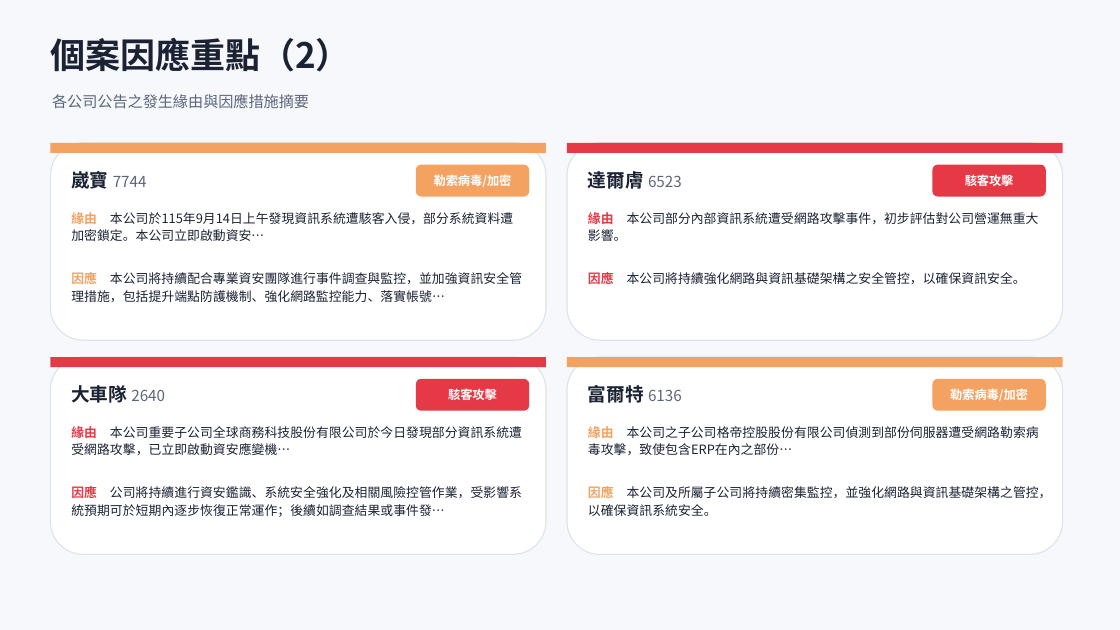
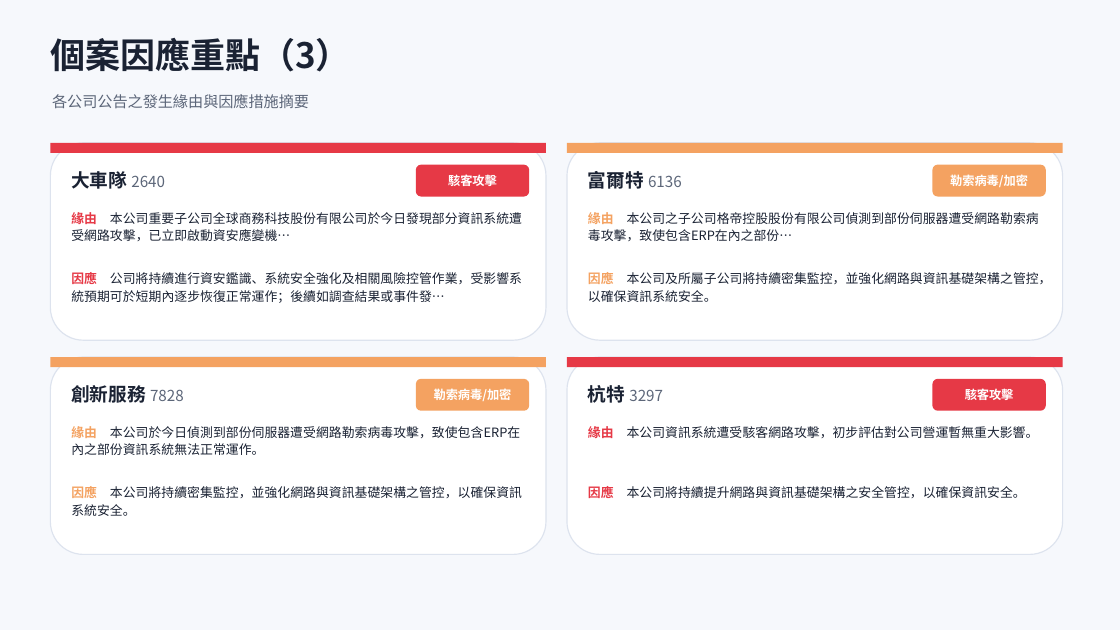
Before and after one commit to Johnnylin77/mops-isec-monitor, a slide deck: slide 8 of 資安事件因應分析.pptx (slide 7 before the commit). Drawn at 1120x630 pixels with LibreOffice and Linux fonts; fonts in the diff are those of the drawing. Boxes give left, top, right and bottom in pixels: in the first picture for what was removed or moved away, otherwise in the second. Text is boxed around its words. In the diff, an @@ line names an element or a change of style, - is before the commit and + after.

```diff
--- a/資安事件因應分析.pptx
+++ b/資安事件因應分析.pptx
@@ text at [50, 38, 351, 72]: text changed @@
-個案因應重點（2）
+個案因應重點（3）
@@ text at [71, 171, 165, 189]: text changed @@
-崴寶 7744
+大車隊 2640
@@ text at [448, 174, 497, 186]: text changed @@
-勒索病毒/加密
+駭客攻擊
@@ text at [588, 168, 682, 193]: text changed @@
-達爾膚 6523
+富爾特 6136
@@ text at [950, 174, 1028, 187]: text changed @@
-駭客攻擊
+勒索病毒/加密
@@ text at [71, 212, 522, 241]: text changed @@
-緣由 本公司於115年9月14日上午發現資訊系統遭駭客入侵，部分系統資料遭加密鎖定。本公司立即啟動資安…
+緣由 本公司重要子公司全球商務科技股份有限公司於今日發現部分資訊系統遭受網路攻擊，已立即啟動資安應變機…
@@ text at [588, 212, 1039, 241]: text changed @@
-緣由 本公司部分內部資訊系統遭受網路攻擊事件，初步評估對公司營運無重大影響。
+緣由 本公司之子公司格帝控股股份有限公司偵測到部份伺服器遭受網路勒索病毒攻擊，致使包含ERP在內之部份…
@@ text at [71, 272, 522, 303]: text changed @@
-因應 本公司將持續配合專業資安團隊進行事件調查與監控，並加強資訊安全管理措施，包括提升端點防護機制、強化網路監控能力、落實帳號…
+因應 公司將持續進行資安鑑識、系統安全強化及相關風險控管作業，受影響系統預期可於短期內逐步恢復正常運作；後續如調查結果或事件發…
@@ text at [588, 272, 1052, 302]: text changed @@
-因應 本公司將持續強化網路與資訊基礎架構之安全管控，以確保資訊安全。
+因應 本公司及所屬子公司將持續密集監控，並強化網路與資訊基礎架構之管控，以確保資訊系統安全。
@@ text at [71, 382, 184, 407]: text changed; size 13 to 16 pt; text colour #5C6679 to #1A2233; bold on @@
-大車隊 2640
+創新服務 7828
@@ fill #E63946 to #F4A261 in 4 elements at [567, 143, 1063, 153], [933, 165, 1046, 197], [50, 357, 546, 367], [416, 379, 529, 411] @@
@@ text at [434, 389, 512, 401]: text changed @@
-駭客攻擊
+勒索病毒/加密
@@ text at [588, 385, 663, 403]: text changed @@
-富爾特 6136
+杭特 3297
@@ fill #F4A261 to #E63946 in 4 elements at [50, 143, 546, 153], [416, 165, 529, 197], [567, 357, 1063, 367], [933, 379, 1046, 411] @@
@@ text at [965, 389, 1014, 400]: text changed @@
-勒索病毒/加密
+駭客攻擊
@@ text at [71, 426, 520, 455]: text changed @@
-緣由 本公司重要子公司全球商務科技股份有限公司於今日發現部分資訊系統遭受網路攻擊，已立即啟動資安應變機…
+緣由 本公司於今日偵測到部份伺服器遭受網路勒索病毒攻擊，致使包含ERP在內之部份資訊系統無法正常運作。
@@ text at [588, 426, 1039, 438]: text changed @@
-緣由 本公司之子公司格帝控股股份有限公司偵測到部份伺服器遭受網路勒索病毒攻擊，致使包含ERP在內之部份…
+緣由 本公司資訊系統遭受駭客網路攻擊，初步評估對公司營運暫無重大影響。
@@ text at [71, 486, 522, 516]: text changed @@
-因應 公司將持續進行資安鑑識、系統安全強化及相關風險控管作業，受影響系統預期可於短期內逐步恢復正常運作；後續如調查結果或事件發…
+因應 本公司將持續密集監控，並強化網路與資訊基礎架構之管控，以確保資訊系統安全。
@@ text at [588, 486, 1026, 498]: text changed @@
-因應 本公司及所屬子公司將持續密集監控，並強化網路與資訊基礎架構之管控，以確保資訊系統安全。
+因應 本公司將持續提升網路與資訊基礎架構之安全管控，以確保資訊安全。
```
Also in this commit, not shown: 6 other slides changed, 2 other files.
